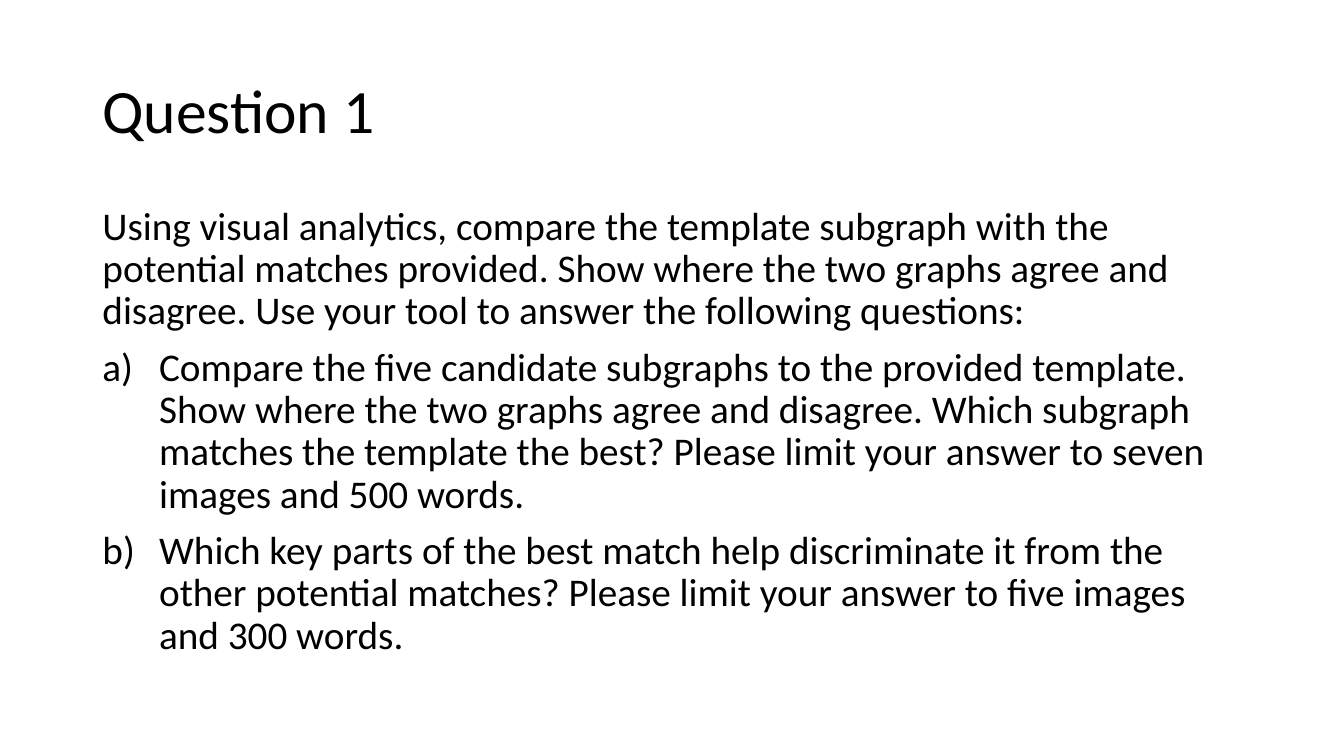
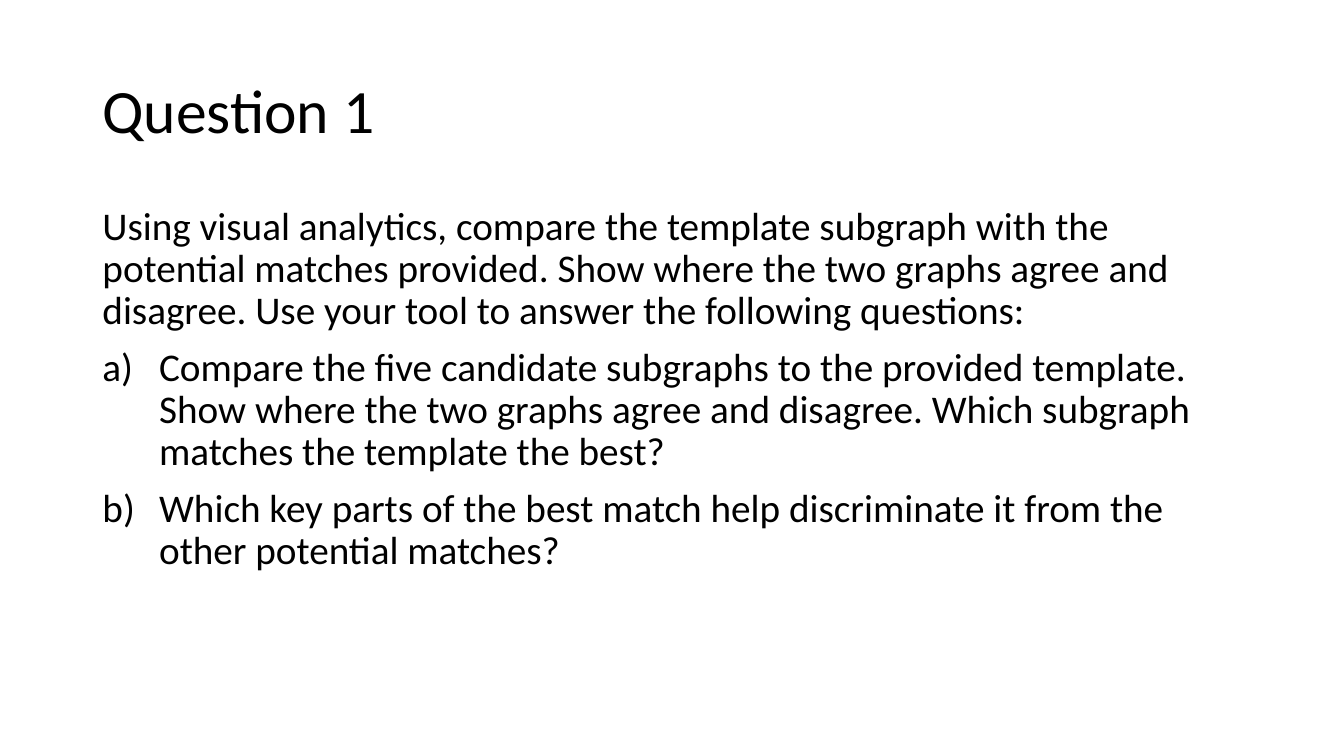
Before and after one commit to AtrayeeNeog/Visualization_2019-20, a slide deck: slide 11 of Documentation/Project_Presentation_v1.pptx. Drawn at 1344x756 pixels with LibreOffice and Linux fonts; fonts in the diff are those of the drawing. Boxes give left, top, right and bottom in pixels: in the first picture for what was removed or moved away, otherwise in the second. Text is boxed around its words. In the diff, an @@ line names an element or a change of style, - is before the commit and + after.

```diff
--- a/Documentation/Project_Presentation_v1.pptx
+++ b/Documentation/Project_Presentation_v1.pptx
@@ text at <box>159,353,1190,571</box>: text changed @@
-a) Compare the five candidate subgraphs to the provided template. Show where the two graphs agree and disagree. Which subgraph matches the template the best? Please limit your answer to seven images and 500 words.
-b) Which key parts of the best match help discriminate it from the other potential matches? Please limit your answer to five images and 300 words.
+a) Compare the five candidate subgraphs to the provided template. Show where the two graphs agree and disagree. Which subgraph matches the template the best?
+b) Which key parts of the best match help discriminate it from the other potential matches?
```
Also in this commit, not shown: 1 other slide changed.
